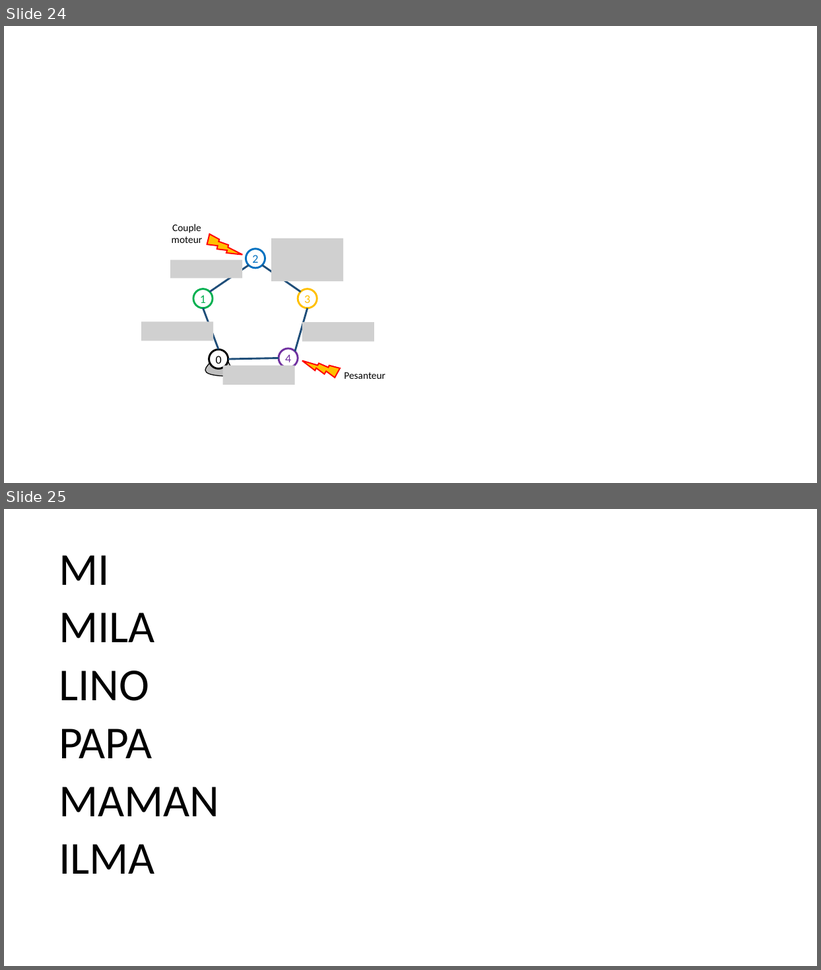
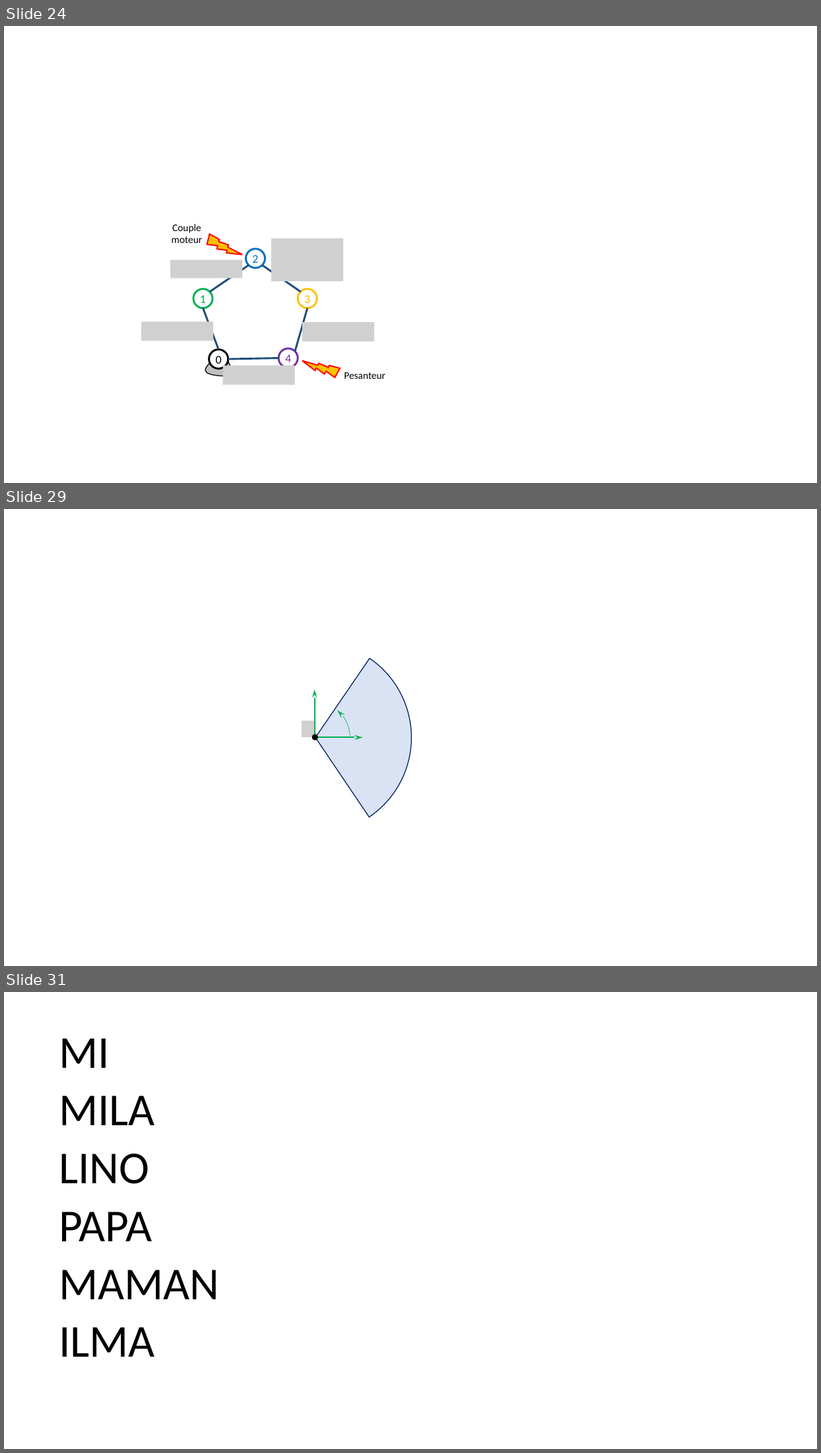
Before and after one commit to xpessoles/ExercicesCompetences, a slide deck: MecanismesDeBase/Figures.pptx. Shown one above the other, each under a label of ours: slides 24 and 25 before the commit, slides 24, 29 and 31 after it; the slides between them are not shown. The pictures are 821x970 and 821x1453 pixels, drawn with LibreOffice and Linux fonts; fonts in the diff are those of the drawing; grey boxes stand for pictures; background and template pictures are left out. Boxes give left, top, right and bottom in pixels: in the first picture for what was removed or moved away, otherwise in the second. Text is boxed around its words. In the diff, an @@ line names an element or a change of style, - is before the commit and + after.

```diff
--- a/MecanismesDeBase/Figures.pptx
+++ b/MecanismesDeBase/Figures.pptx
@@ slide 29 added at (x1=4, y1=509, x2=817, y2=966), background #FFFFFF @@
@@ pie slice (boxed as its full ellipse) added at (x1=219, y1=642, x2=411, y2=834), fill #DAE3F3, outline #002060 1 pt @@
@@ arc (boxed as its full ellipse) added at (x1=280, y1=702, x2=350, y2=773), outline #00B050 0.5 pt @@
@@ group added at (x1=302, y1=690, x2=362, y2=740): 2 arrows, 1 picture, 1 ellipse @@
@@ what was slide 25 is now slide 31 @@
```
Also in this commit, not shown: 1 slide changed, 5 other slides added, 14 other files.
